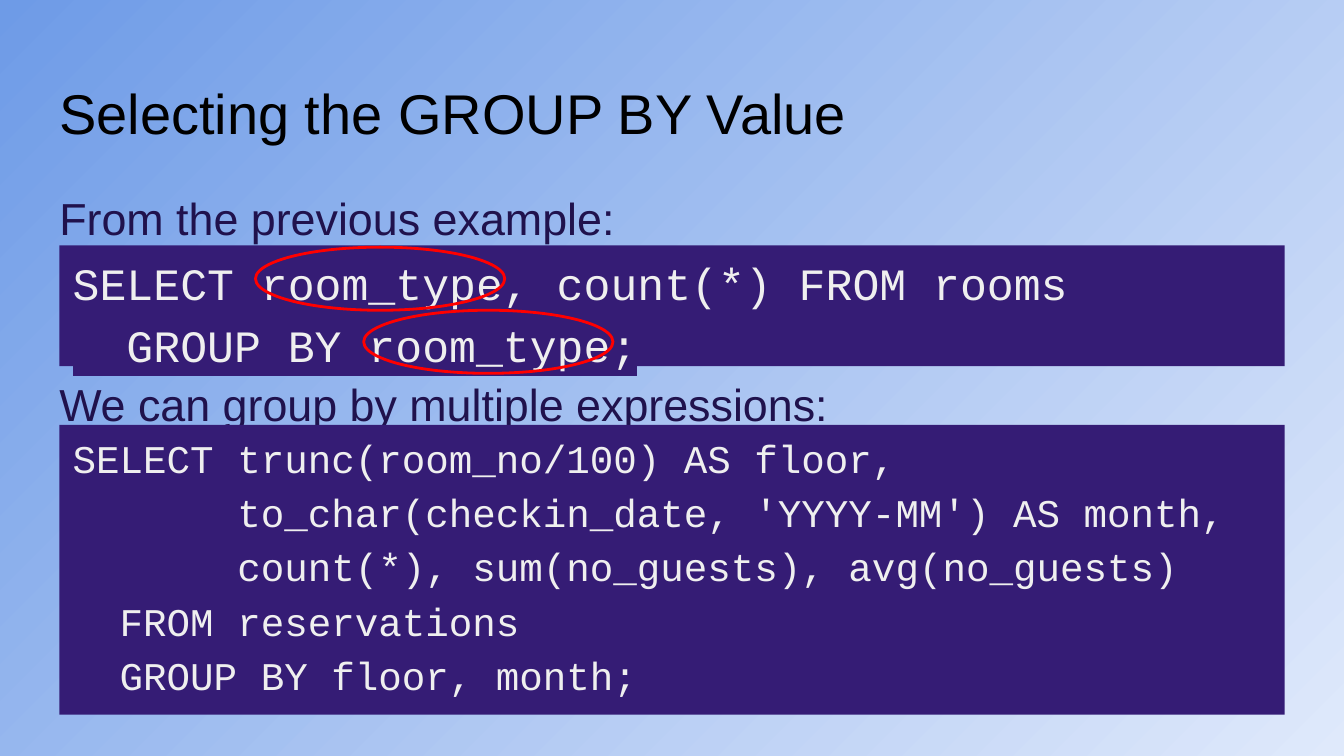
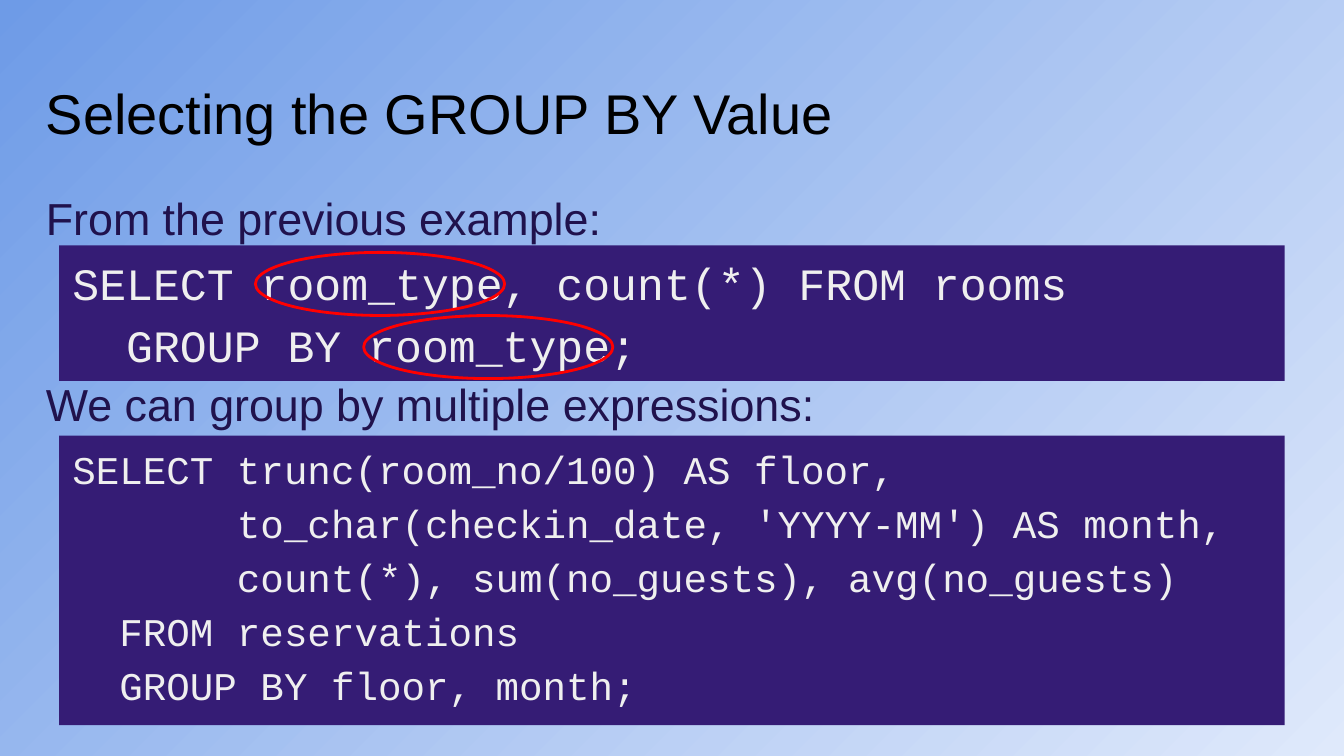
Before and after one commit to CodeYourFuture/syllabus, a slide deck: slide 8 of docs/db/db_b/week-2/CYF_DB_2.pptx. Drawn at 1344x756 pixels with LibreOffice and Linux fonts; fonts in the diff are those of the drawing. Boxes give left, top, right and bottom in pixels: in the first picture for what was removed or moved away, otherwise in the second. Text is boxed around its words. In the diff, an @@ line names an element or a change of style, - is before the commit and + after.

```diff
--- a/docs/db/db_b/week-2/CYF_DB_2.pptx
+++ b/docs/db/db_b/week-2/CYF_DB_2.pptx
@@ title "Selecting the GROUP BY Value" moved from (x1=59, y1=93, x2=846, y2=144) to (x1=46, y1=93, x2=832, y2=144) @@
@@ text "From the previous example:" moved from (x1=59, y1=202, x2=827, y2=430) to (x1=46, y1=202, x2=814, y2=430) @@
@@ rectangle "SELECT room_type, count(*) FROM rooms" resized from (x1=59, y1=246, x2=1285, y2=367) to (x1=59, y1=246, x2=1285, y2=382) @@
@@ rectangle "SELECT room_type, count(*) FROM rooms" at (x1=59, y1=246, x2=1285, y2=382): highlight #351C75 to none @@
@@ ellipse moved from (x1=255, y1=247, x2=504, y2=310) to (x1=255, y1=253, x2=504, y2=316) @@
@@ ellipse moved from (x1=364, y1=310, x2=613, y2=374) to (x1=364, y1=316, x2=613, y2=379) @@
@@ rectangle "SELECT trunc(room_no/100) AS floor," at (x1=59, y1=435, x2=1285, y2=724): highlight #351C75 to none @@
@@ rectangle "SELECT trunc(room_no/100) AS floor," moved from (x1=59, y1=425, x2=1285, y2=715) to (x1=59, y1=435, x2=1285, y2=724) @@
```
Also in this commit, not shown: 23 other slides changed, 4 slides added, 2 other files.
